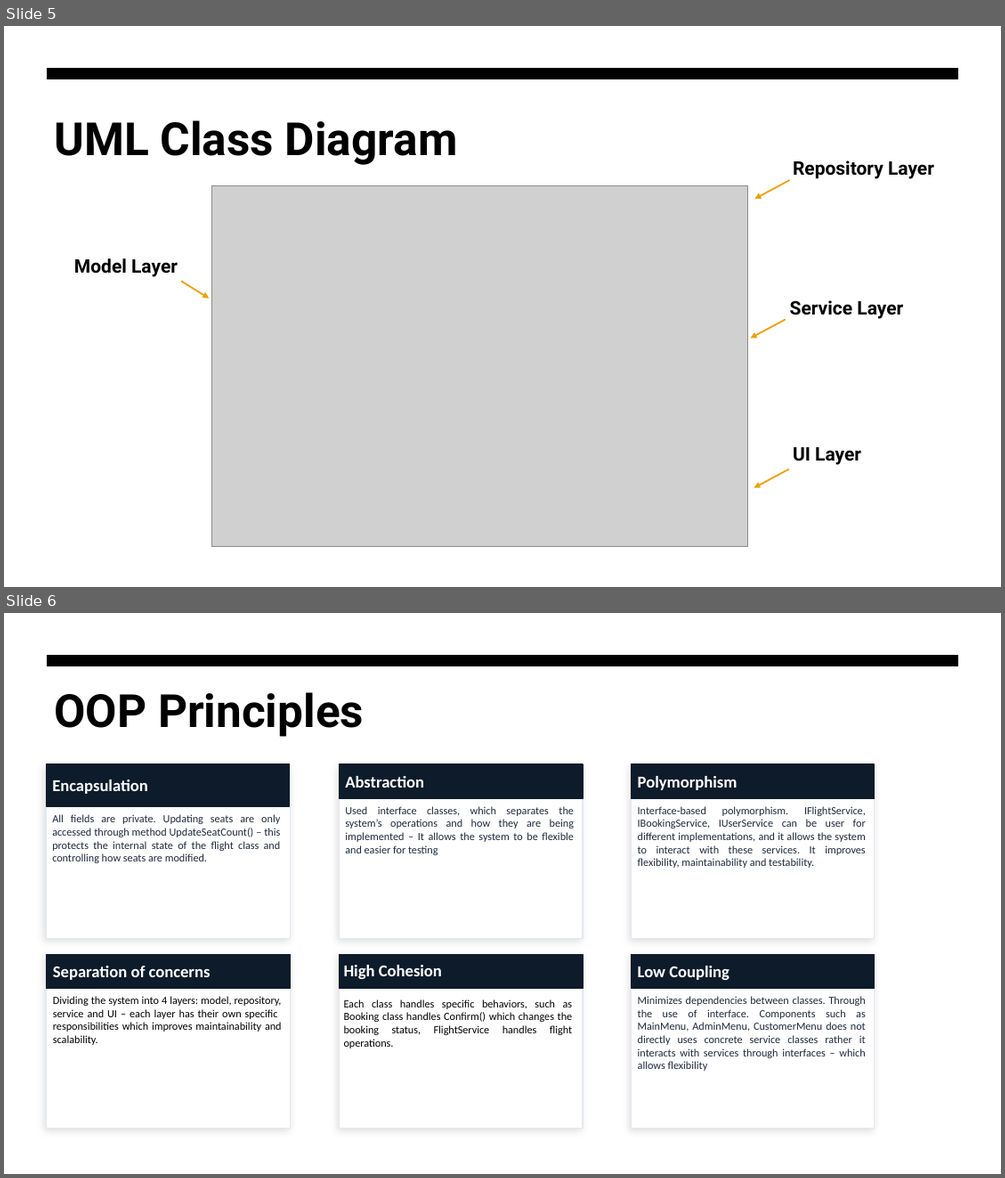
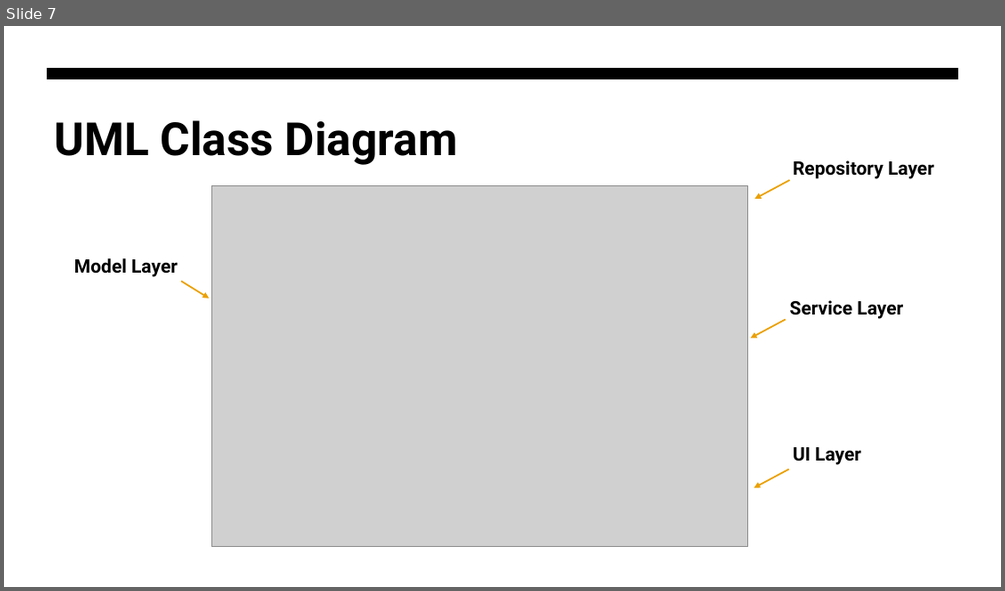
Before and after one commit to Ianieee36/ENSE706_Project, a slide deck: FBS_Presentation.pptx. Shown one above the other, each under a label of ours: slides 5 and 6 before the commit, slide 7 after it. The pictures are 1005x1178 and 1005x591 pixels, drawn with LibreOffice and Linux fonts; fonts in the diff are those of the drawing; grey boxes stand for pictures. Boxes give left, top, right and bottom in pixels: in the first picture for what was removed or moved away, otherwise in the second. Text is boxed around its words. In the diff, an @@ line names an element or a change of style, - is before the commit and + after.

```diff
--- a/FBS_Presentation.pptx
+++ b/FBS_Presentation.pptx
@@ slide 6 removed at [4, 613, 1001, 1174], background #FFFFFF; not listed: 1 template element that a slide beside it also shows @@
@@ title removed at [54, 692, 364, 737] @@
-OOP Principles
@@ group removed at [46, 764, 291, 938]: 2 rectangles, 2 texts @@
-Encapsulation
-All fields are private. Updating seats are only accessed through method UpdateSeatCount() – this protects the internal state of the flight class and controlling how seats are modified.
@@ group removed at [339, 764, 582, 938]: 2 rectangles, 2 texts @@
-Abstraction
-Used interface classes, which separates the system’s operations and how they are being implemented – It allows the system to be flexible and easier for testing
@@ group removed at [631, 764, 874, 938]: 2 rectangles, 2 texts @@
-Polymorphism
-Interface-based polymorphism. IFlightService, IBookingService, IUserService can be user for different implementations, and it allows the system to interact with these services. It improves flexibility, maintainability and testability.
@@ group removed at [47, 954, 291, 1128]: 2 rectangles, 2 texts @@
-Separation of concerns
-Dividing the system into 4 layers: model, repository, service and UI – each layer has their own specific responsibilities which improves maintainability and scalability.
@@ group removed at [339, 954, 582, 1127]: 2 rectangles, 2 texts @@
-High Cohesion
-Each class handles specific behaviors, such as Booking class handles Confirm() which changes the booking status, FlightService handles flight operations.
@@ group removed at [631, 954, 874, 1128]: 2 rectangles, 2 texts @@
-Low Coupling
-Minimizes dependencies between classes. Through the use of interface. Components such as MainMenu, AdminMenu, CustomerMenu does not directly uses concrete service classes rather it interacts with services through interfaces – which allows flexibility
@@ what was slide 5 is now slide 7 @@
```
Also in this commit, not shown: 3 other slides changed, 5 slides added, 2 other slides removed, 1 other file.
